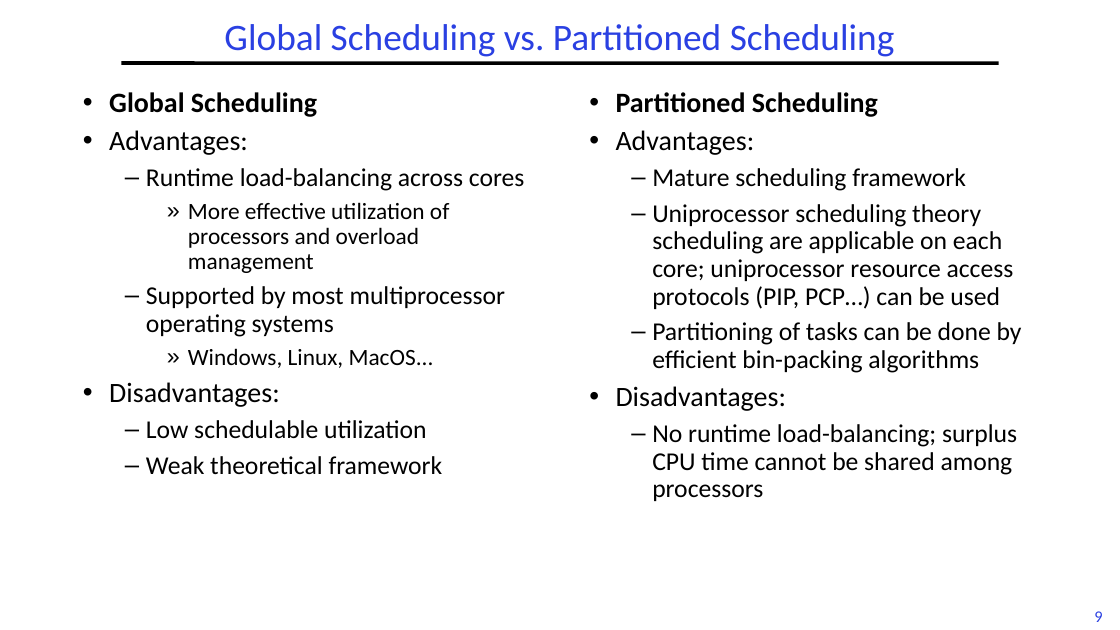
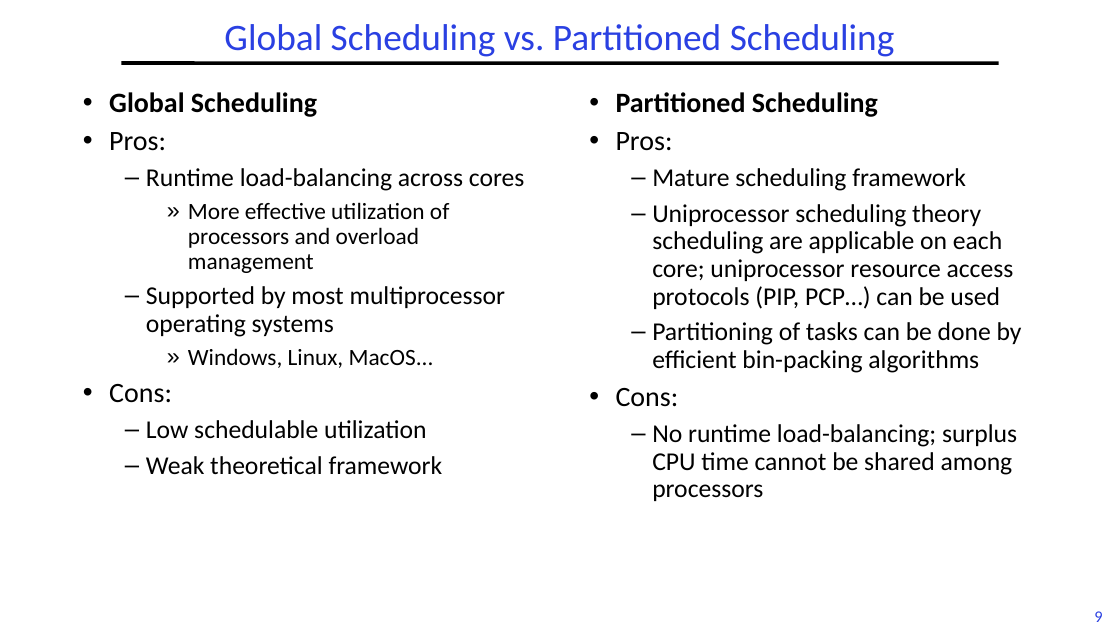
Before and after one commit to guhofstra/CSC256Fa25, a slide deck: slide 9 of PPTs/L6-RTScheduling II.pptx. Drawn at 1120x630 pixels with LibreOffice and Linux fonts; fonts in the diff are those of the drawing. Boxes give left, top, right and bottom in pixels: in the first picture for what was removed or moved away, otherwise in the second. Text is boxed around its words. In the diff, an @@ line names an element or a change of style, - is before the commit and + after.

```diff
--- a/PPTs/L6-RTScheduling II.pptx
+++ b/PPTs/L6-RTScheduling II.pptx
@@ text at [109, 132, 166, 151]: text changed @@
-• Advantages:
+• Pros:
@@ text at [616, 132, 673, 151]: text changed @@
-• Advantages:
+• Pros:
@@ text at [109, 384, 172, 403]: text changed @@
-• Disadvantages:
+• Cons:
@@ text at [616, 388, 679, 407]: text changed @@
-• Disadvantages:
+• Cons:
```
Also in this commit, not shown: 6 other slides changed, 1 slide added, 1 slide removed, 3 other files.
